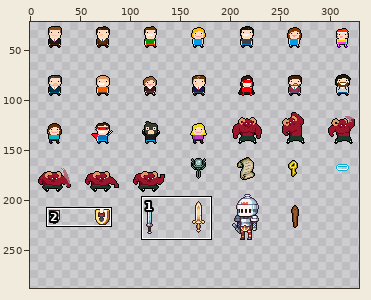
Two versions of one sprite sheet, bin/data/bitmaps/sprites_grid-x.png. Above: a wide view before the commit, with the close-up outlined.
Close-up. As it was:
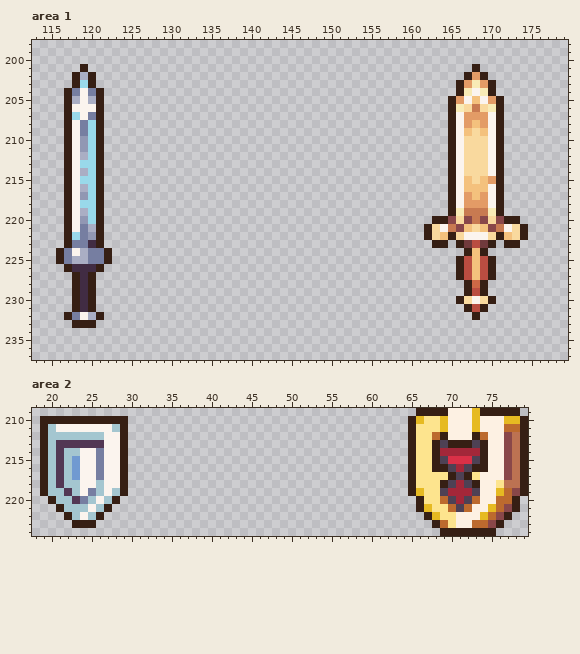
The file is 336x288 pixels. Colours within 5 levels of each other are drawn and written as one. Shown: area 1: x 113..179, y 198..237; area 2: x 18..79, y 209..224. The wide view leaves out empty margins. The commit also changed other parts of the picture, which this record leaves out.
The result:
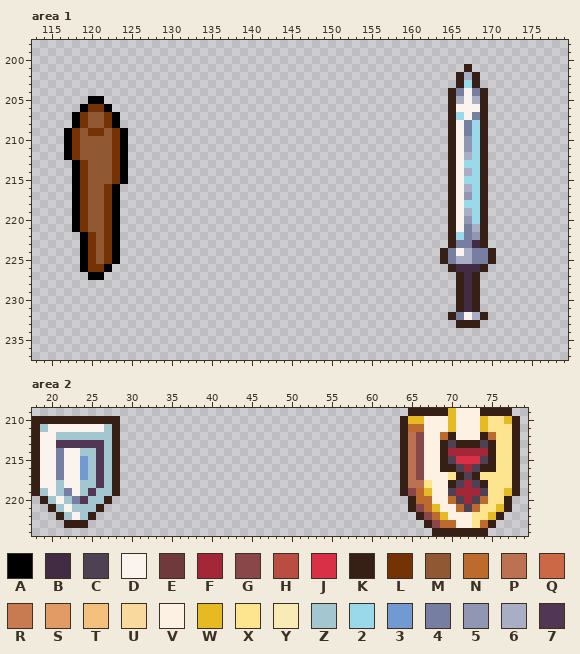
Palette (. is transparent): A #000000  B #412c43  C #4e4154  D #fbf4ee  E #703a3c  F #a32739  G #894749  H #ba4d41  J #da3047  K #361f14  L #753305  M #905833  N #bc6a2e  P #bc7252  Q #cc6846  R #c87a51  S #e39b66  T #f4c17d  U #f9d99e  V #fdf1e3  W #e6ba22  X #fde48e  Y #f8ebb6  Z #a4c6d0  2 #99d9ea  3 #709ad1  4 #767ea1  5 #9197b3  6 #aaaec4  7 #523754
The edit:
Changed rows in their new state; - is an unchanged pixel.
Area 1:
first column x 116:
201 ---.-----------------------------------------------K.------
202 --...---------------------------------------------K6K.-----
203 --...----------------------------------------------2K..----
204 -.....-------------------------------------------K4D4K.----
205 -...AA--------------------------------------------6-6K..---
206 -..ALLA-------------------------------------------DDDK..---
207 -.ALMMLA------------------------------------------2D4K..---
208 -.ALMMLA-------------------------------------------42K..---
209 -ALMLLMLA------------------------------------------42K..---
210 -ALMMMMLA------------------------------------------52K..---
211 -ALMMMMLA------------------------------------------52K..---
212 -ALMMMMLA------------------------------------------62K..---
213 -.ALMMMLA------------------------------------------22K..---
214 -.ALMMMLA------------------------------------------62K..---
215 -.ALMMMLA------------------------------------------22K..---
216 -.ALMMLA-------------------------------------------62K..---
217 -.ALMMLA-------------------------------------------52K..---
218 -.ALMMLA-------------------------------------------22K..---
219 -.ALMMLA------------------------------------------D62K..---
220 -.ALMMLA---------------------------------------..KD52K....-
221 -.ALMMLA--------------------------------------...KD46K.....
222 -..ALMLA--------------------------------------...-245K.....
223 -..ALMLA---------------------------------------..K44BK.-..-
224 ...ALMLA----------------------------------------K4D644K----
225 ...ALMLA----------------------------------------K46644-----
226 -..ALLA------------------------------------------KBBBK.----
227 --..AA---------------------------------------------BK..----
228 --...---------------------------------------------KBK.-----
229 --...---------------------------------------------KBK.-----
230 --...----------------------------------------------BK..----
231 --...---------------------------------------------KBK.-----
232 -.....-------------------------------------------K4D6K-----
233 --...---------------------------------------------KKK------
Area 2:
first column x 18:
209 -----------------------------------------------K----W--V----.-
210 K----------.----------------------------------KW-VVVW--VWXX-K.
211 KZD------ZK.----------------------------------KNNVVVW--VWXXXK.
212 KDD------ZK.----------------------------------KPGVVNK--VKNXXK.
213 KDD------ZK.----------------------------------KPGVVKC--KCKXXK.
214 KDD4DDZZ7ZK.----------------------------------KPGVVK----FKXXK.
215 KDD4DD3Z7ZK.----------------------------------KPGVVKC--JCKXXK.
216 KDD4DD3Z7ZK.----------------------------------KPGVV-KCFC-KXXK.
217 KDD4DD3Z7ZK.----------------------------------KPGVVVXKCKXXXXK.
218 KDDZDDZZ7ZK.----------------------------------KPP-VVKCFCKX-XK.
219 KZD-4DZ7-ZK.----------------------------------KGNWVVC--FCXXWK.
220 -KZD-47-ZK.------------------------------------KNNVVNCFCNXXK.-
221 --KZD--ZK.-------------------------------------KGNWVVNCNXXWK.-
222 ---KZDZK.---------------------------------------KGNWV--XXWK.--
223 ----K--.-----------------------------------------KG-N--X-K.---
224 --------------------------------------------------K------.----
Where, in picture pixels (left, top, right, bottom), the same in both close-ups:
changed: (56, 64, 128, 328)
changed: (424, 64, 528, 328)
changed: (400, 408, 528, 536)
changed: (32, 416, 128, 528)
